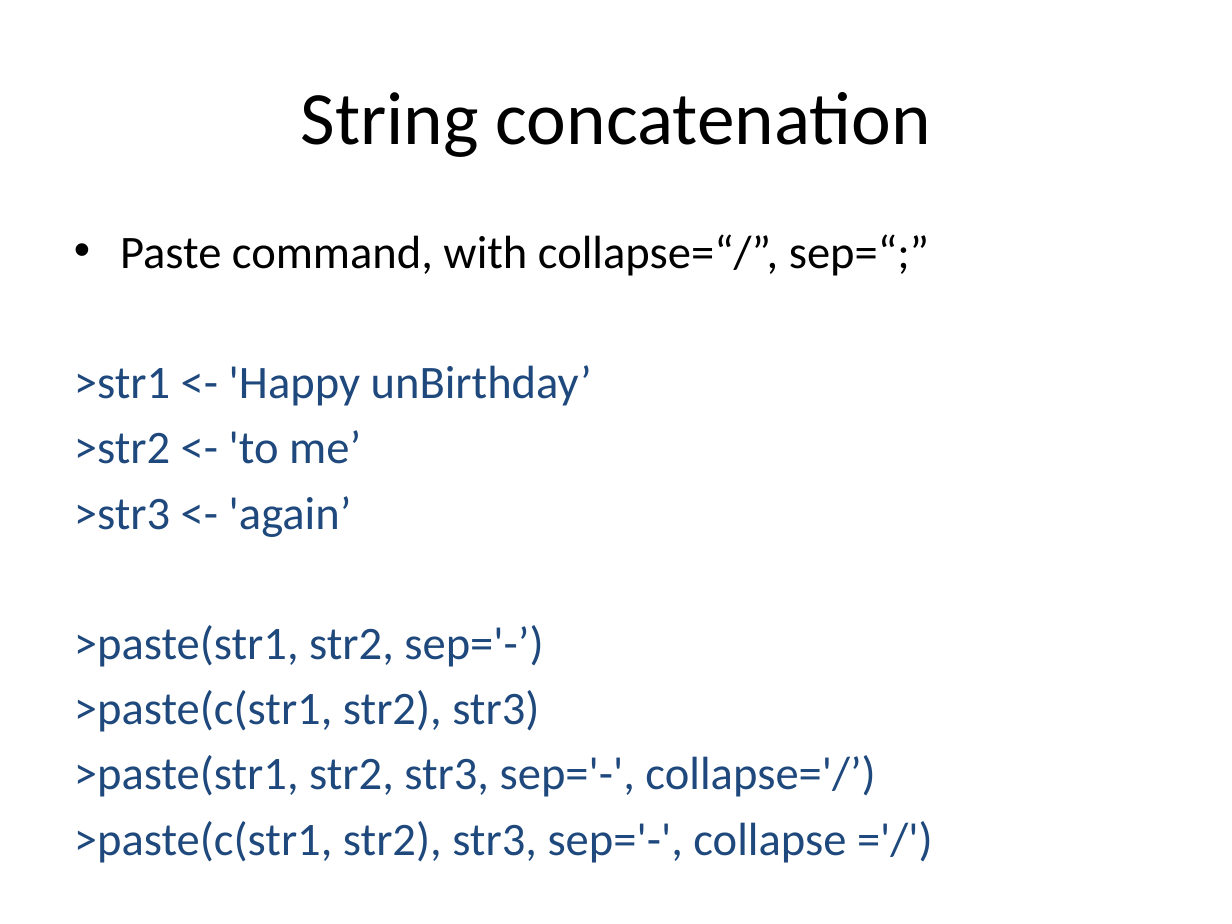
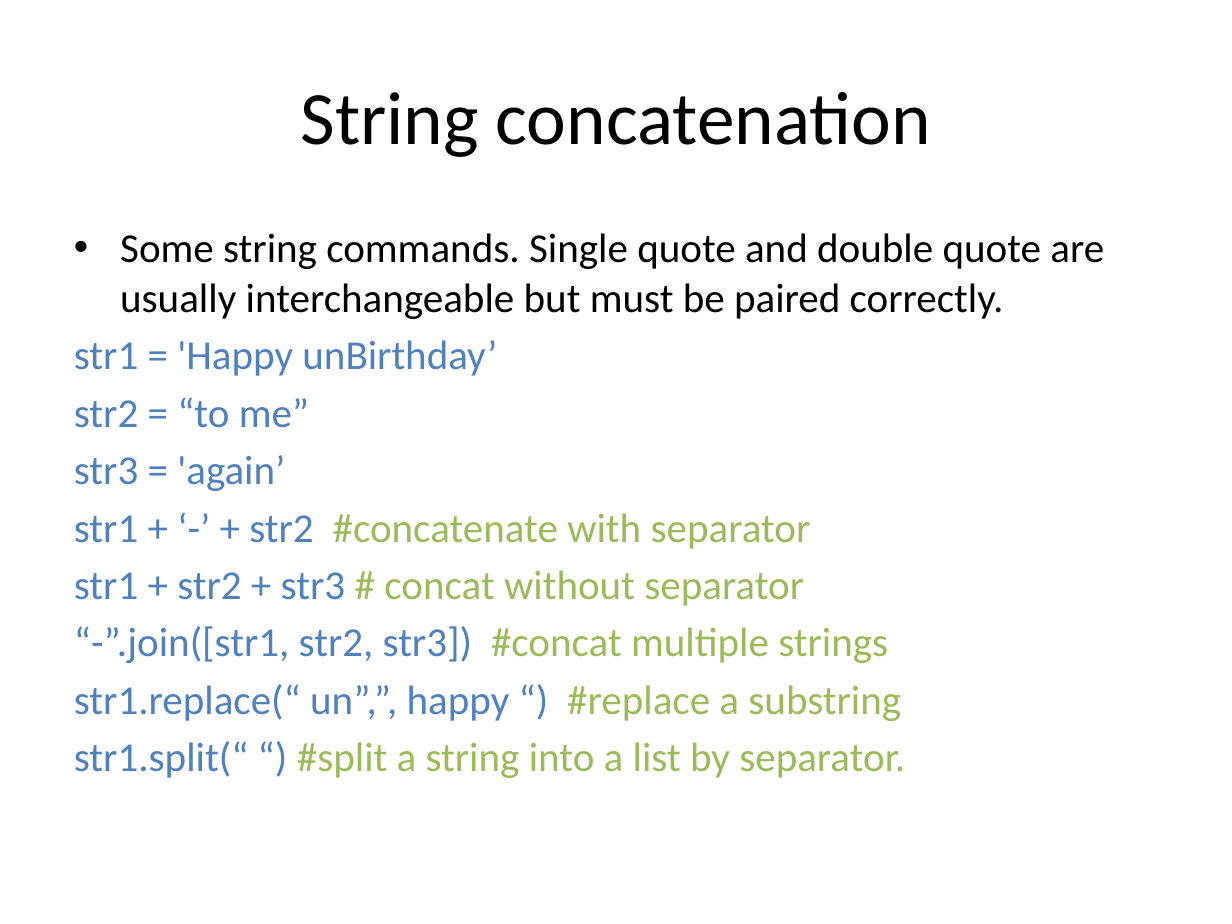
Before and after one commit to pradau/python_for_psychologists, a slide deck: slide 20 of Python_intro_lecture.pptx. Drawn at 1232x924 pixels with LibreOffice and Linux fonts; fonts in the diff are those of the drawing. Boxes give left, top, right and bottom in pixels: in the first picture for what was removed or moved away, otherwise in the second. Text is boxed around its words. In the diff, an @@ line names an element or a change of style, - is before the commit and + after.

```diff
--- a/Python_intro_lecture.pptx
+++ b/Python_intro_lecture.pptx
@@ text at (74, 233, 1104, 778): text changed; size 27.2 to 24 pt; text colour #1F497D to #4F81BD @@
-• Paste command, with collapse=“/”, sep=“;”
->str1 <- 'Happy unBirthday’
->str2 <- 'to me’
->str3 <- 'again’
->paste(str1, str2, sep='-’)
->paste(c(str1, str2), str3)
->paste(str1, str2, str3, sep='-', collapse='/’)
->paste(c(str1, str2), str3, sep='-', collapse ='/')
+• Some string commands. Single quote and double quote are usually interchangeable but must be paired correctly.
+str1 = 'Happy unBirthday’
+str2 = “to me”
+str3 = 'again’
+str1 + ‘-’ + str2 #concatenate with separator
+str1 + str2 + str3 # concat without separator
+“-”.join([str1, str2, str3]) #concat multiple strings
+str1.replace(“ un”,”, happy “) #replace a substring
+str1.split(“ “) #split a string into a list by separator.
```
Also in this commit, not shown: 15 other slides changed, 1 slide removed.
